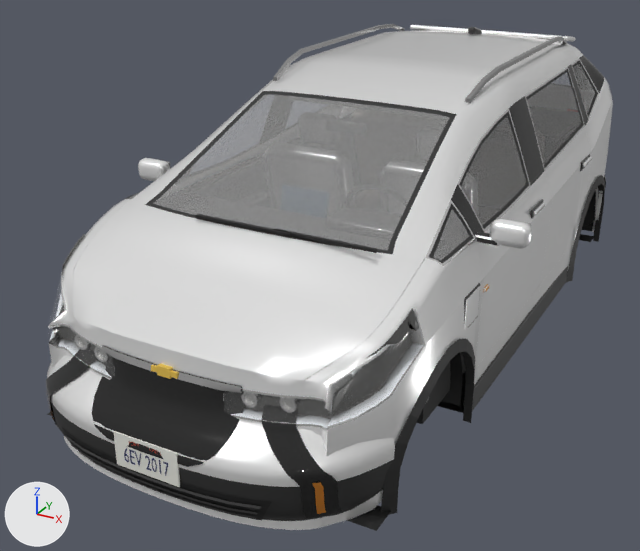
The glTF model public/models/bolt.glb: old version first, new version second.
The view is the same before and after, from a 50 mm camera at (1.96, -4.31, 2.45) aimed at (-0.24, -0.3, 0.44). Every picture has the same lights, and +X, +Y and +Z are marked at lower left. The first picture is the older version. Objects named as collision shapes, trigger or cutter boxes, shadow casters or lower levels of detail are left out. Vertices at exactly the same position are counted once.

In view in the first picture: 'LOD0'.
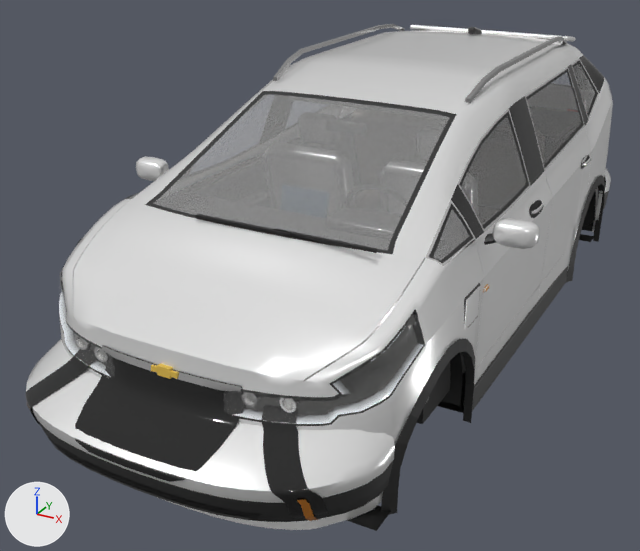
The change, as a list of edits to the scene's bpy script:
```text
Change me_lod0:
    used by ob_lod0; location = (0.0, 0.0, 0.0)
    remove me_lod0.from_pydata(...)  # 9283 vertices, 16683 faces; spans x -1.05..1.05, y -2.14..2.03, z 0.12..1.62
    add me_lod0.from_pydata(...)  # 8765 vertices, 15583 faces; spans x -1.08..1.08, y -2.25..2.12, z 0.12..1.62
    me_lod0 part 1: the loose piece of 18 vertices spanning x -0.48..0.48, y -2.14..-2.08, z 0.33..0.34 is moved by (0.0, -0.07, 0.0)
    me_lod0 part 2: a new loose piece of 14 vertices spanning x 0.65..0.69, y -2.11..-1.98, z 0.3..0.46, in mat_lamp_ind
    me_lod0 part 3: the loose piece of 14 vertices spanning x 0.65..0.69, y -2.0..-1.94, z 0.3..0.46 is deleted
    me_lod0 part 4: 698 vertices moved from x -1.03..1.03, y -2.14..-0.75, z 0.28..1.13 to x -1.05..1.03, y -2.25..-0.76, z 0.28..1.13; 366 vertices removed from x -1.05..1.05, y -2.14..-0.75, z 0.21..1.14; 336 vertices added at x -1.08..1.08, y -2.25..-0.76, z 0.21..1.14
    me_lod0 part 5: 314 vertices moved from x -0.86..0.86, y 1.59..2.03, z 0.36..1.54 to x -0.89..0.89, y 1.59..2.12, z 0.36..1.54; 473 vertices removed from x -0.86..0.86, y 1.59..1.91, z 0.76..1.54; 213 vertices added at x -0.8..0.8, y 1.59..1.89, z 0.76..1.53
    me_lod0 part 6: 17 vertices moved from x 0.86..0.89, y -0.11..1.02, z 0.42..0.96 to x 0.86..0.9, y 0.02..1.02, z 0.42..0.96; 197 vertices removed from x 0.86..0.9, y -0.13..1.04, z 0.42..0.97; 83 vertices added at x 0.85..0.9, y -0.14..1.04, z 0.42..0.97
    me_lod0 part 7: 217 faces spanning x -0.87..0.87, y -1.99..-1.49, z 0.62..0.98 switch from mat_chrome to mat_trim
    me_lod0 part 8: 15 faces spanning x -0.84..0.82, y -1.85..-1.5, z 0.63..0.97 switch from mat_chrome to mat_lamp_drl
    other edits to the shape of me_lod0 do not show in these pictures
```

Location of each change, (x1, y1, x2, y2) in pixels of the pictures (640 x 551 px; the box of a moved part takes in the faces that stretch with it):
'LOD0', reshaped
    before: (46, 24, 613, 531)
    after: (25, 24, 613, 531)
part 1 of me_lod0, moved or reshaped
    before: (66, 436, 261, 509)
    after: (53, 445, 250, 520)
part 2 of me_lod0, added
    after: (297, 499, 319, 521)
part 3 of me_lod0, deleted
    before: (312, 482, 326, 514)
part 4 of me_lod0, moved or reshaped
    before: (46, 158, 532, 528)
    after: (25, 156, 540, 528)
part 5 of me_lod0, moved or reshaped (mostly hidden)
    before: (567, 91, 606, 208)
    after: (581, 90, 611, 209)
part 6 of me_lod0, cut back
    before: (530, 154, 592, 301)
    after: (529, 155, 591, 301)
part 7 of me_lod0, recoloured
    before: (50, 310, 425, 431)
    after: (59, 269, 425, 426)
part 8 of me_lod0, recoloured
    before: (49, 335, 395, 427)
    after: (64, 331, 395, 422)
